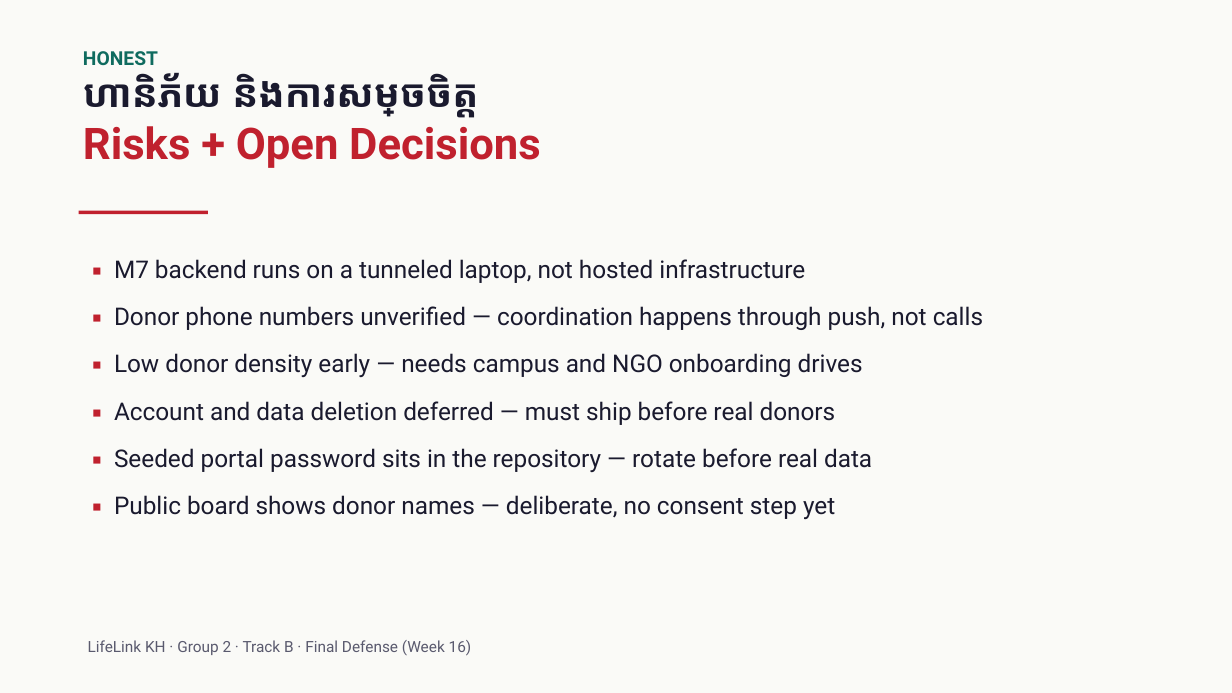
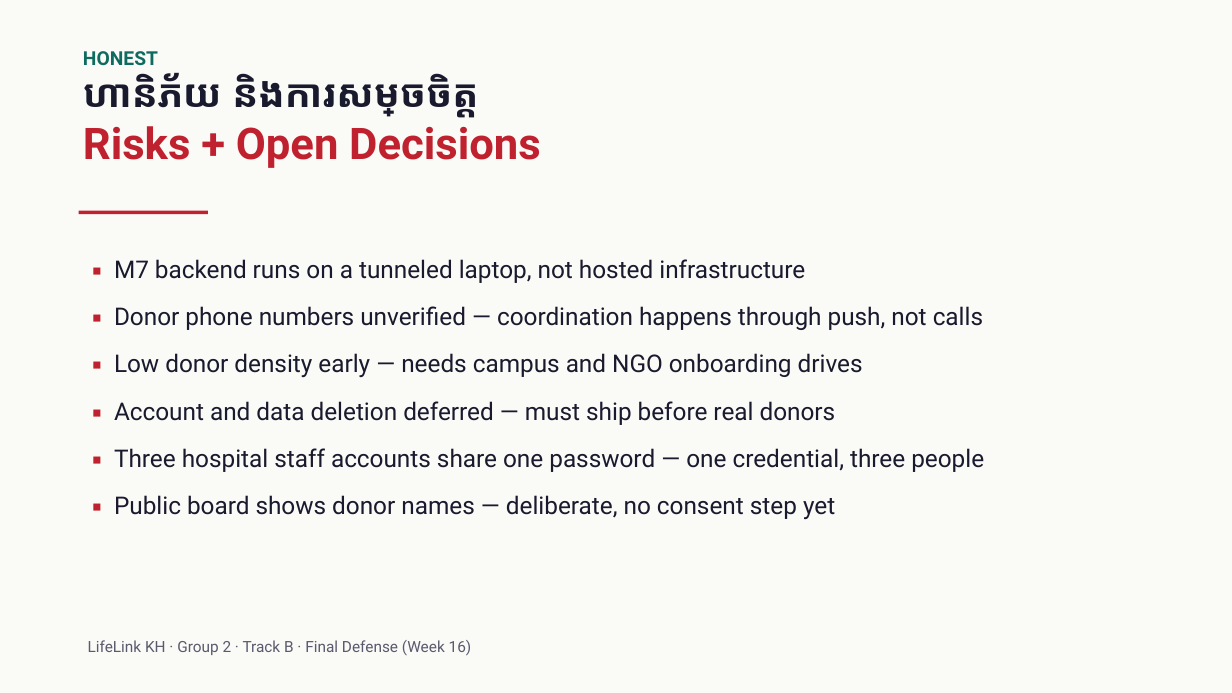
Before and after one commit to NemSothea/LifeLinkKh, a slide deck: slide 14 of docs/po/presentations/LifeLinkKH-v2.pptx. Drawn at 1232x693 pixels with LibreOffice and Linux fonts; fonts in the diff are those of the drawing. Boxes give left, top, right and bottom in pixels: in the first picture for what was removed or moved away, otherwise in the second. Text is boxed around its words. In the diff, an @@ line names an element or a change of style, - is before the commit and + after.

```diff
--- a/docs/po/presentations/LifeLinkKH-v2.pptx
+++ b/docs/po/presentations/LifeLinkKH-v2.pptx
@@ text at (x1=114, y1=448, x2=984, y2=472): text changed @@
-▪ Seeded portal password sits in the repository — rotate before real data
+▪ Three hospital staff accounts share one password — one credential, three people
```
Also in this commit, not shown: 1 other slide changed, 1 other file.
